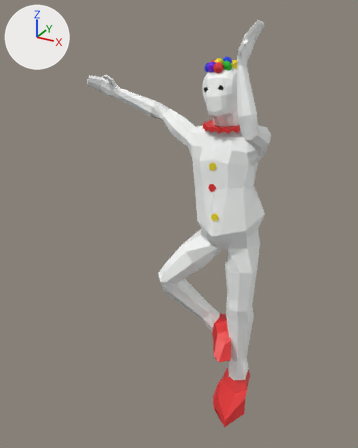
The glTF model Clownworld/assets/Character2smallplusreposed.glb: old version first, new version second.
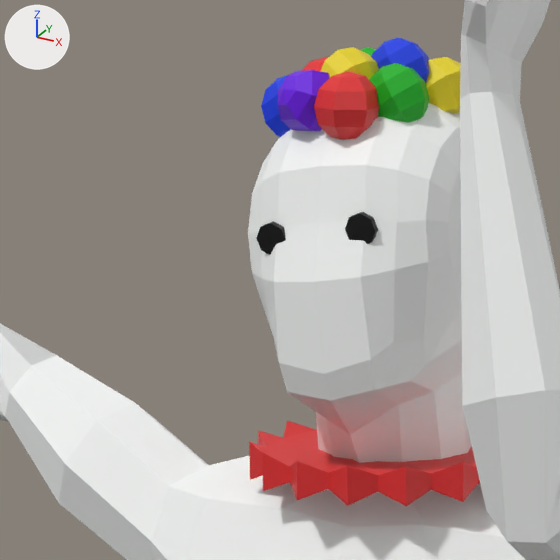
The first picture shows the older version from a camera (50 mm lens) standing at (2.71, -6.6, 5.84) and looking at (-0.81, -0.2, 2.63). The close-ups show both versions on the part from 45% to 71% of the width and 11% to 32% of the height of that picture; other places that the commit changed are outside them. The axes (+X, +Y, +Z) are drawn at upper left. The lights are the same throughout. Where no turn or scale is listed for an object, it has been applied to the vertices.

Script lines for the objects in view, before the commit:
```python
me_cylinder_001 = bpy.data.meshes.new('Cylinder.001')
me_cylinder_001.from_pydata(...)  # 16 vertices, 28 faces; spans x -0.0369..0.0369, y -0.0124..0.0124, z -0.0376..0.0376
me_cylinder_001.materials.append(mat_black_001)  # black #000000
me_cylinder_002 = bpy.data.meshes.new('Cylinder.002')
me_cylinder_002.from_pydata(...)  # 16 vertices, 28 faces; spans x -0.0369..0.0369, y -0.0124..0.0124, z -0.0376..0.0376
me_cylinder_002.materials.append(mat_black_002)  # black #000000
me_sphere_014 = bpy.data.meshes.new('Sphere.014')
me_sphere_014.from_pydata(...)  # 32 vertices, 60 faces; spans x -0.0741..0.0741, y -0.0713..0.0713, z -0.0695..0.0695
me_sphere_014.materials.append(mat_purple_002)  # purple #6d07e7
ob_cylinder_001 = bpy.data.objects.new('Cylinder.001', me_cylinder_001)
ob_cylinder_001.location = (-0.307, -0.341, 4.794)
ob_cylinder_002 = bpy.data.objects.new('Cylinder.002', me_cylinder_002)
ob_cylinder_002.location = (-0.082, -0.357, 4.832)
ob_sphere_013 = bpy.data.objects.new('Sphere.013', me_sphere_014)
ob_sphere_013.location = (-0.281, -0.219, 5.079)
# also in view: 'Sphere.015' at (-0.22, -0.15, 5.12); 'Sphere.012' at (-0.09, -0.16, 5.09); 'Sphere.021' at (-0.05, -0.02, 5.09); 'Sphere.014' at (-0.18, -0.24, 5.08); 'Sphere.022' at (-0.37, -0.13, 5.05)
```
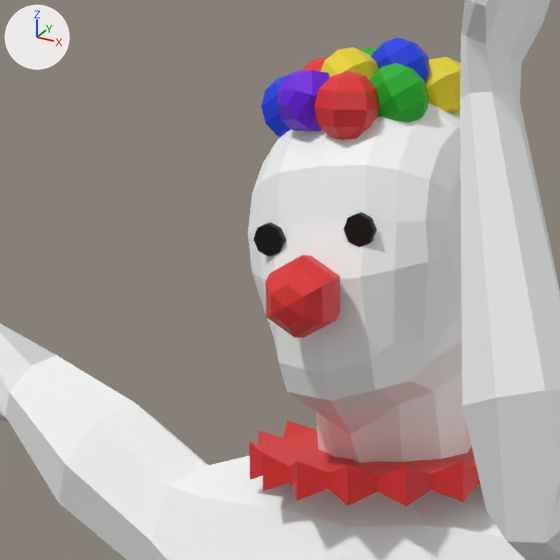
Where the change shows, as pixel boxes (x1, y1, x2, y2) in the close-ups (560 x 560 px):
'Sphere.002', added (red)
    after: (266, 255, 340, 338)
'Cylinder.002', moved
    before: (345, 212, 378, 244)
    after: (343, 212, 377, 247)
'Cylinder.001', moved
    before: (256, 221, 286, 255)
    after: (254, 222, 286, 256)

Edits to the bpy script that builds the scene:
```text
Add mat_red_001:
    mat_red_001 = principled_material('red.001')
    mat_red_001.base_color = (0.8, 0.0284, 0.0297)  # red #e72f30
Add me_sphere_002:
    me_sphere_002.from_pydata(...)  # 32 vertices, 60 faces; spans x -0.079..0.079, y -0.091..0.091, z -0.091..0.091
    me_sphere_002.materials.append(mat_red_001)  # red #e72f30
Change ob_cylinder_001:
    ob_cylinder_001.location: (-0.307, -0.341, 4.794) -> (-0.307, -0.355, 4.794)
Change ob_cylinder_002:
    ob_cylinder_002.location: (-0.082, -0.357, 4.832) -> (-0.082, -0.364, 4.832)
Add ob_sphere_002:
    ob_sphere_002 = bpy.data.objects.new('Sphere.002', me_sphere_002)
    ob_sphere_002.location = (-0.17, -0.464, 4.694)
```
